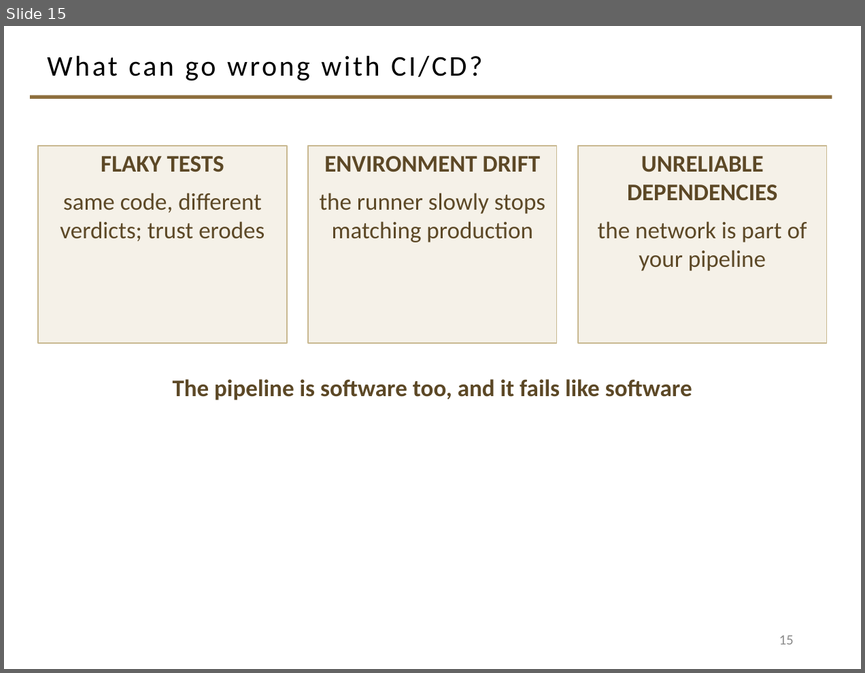
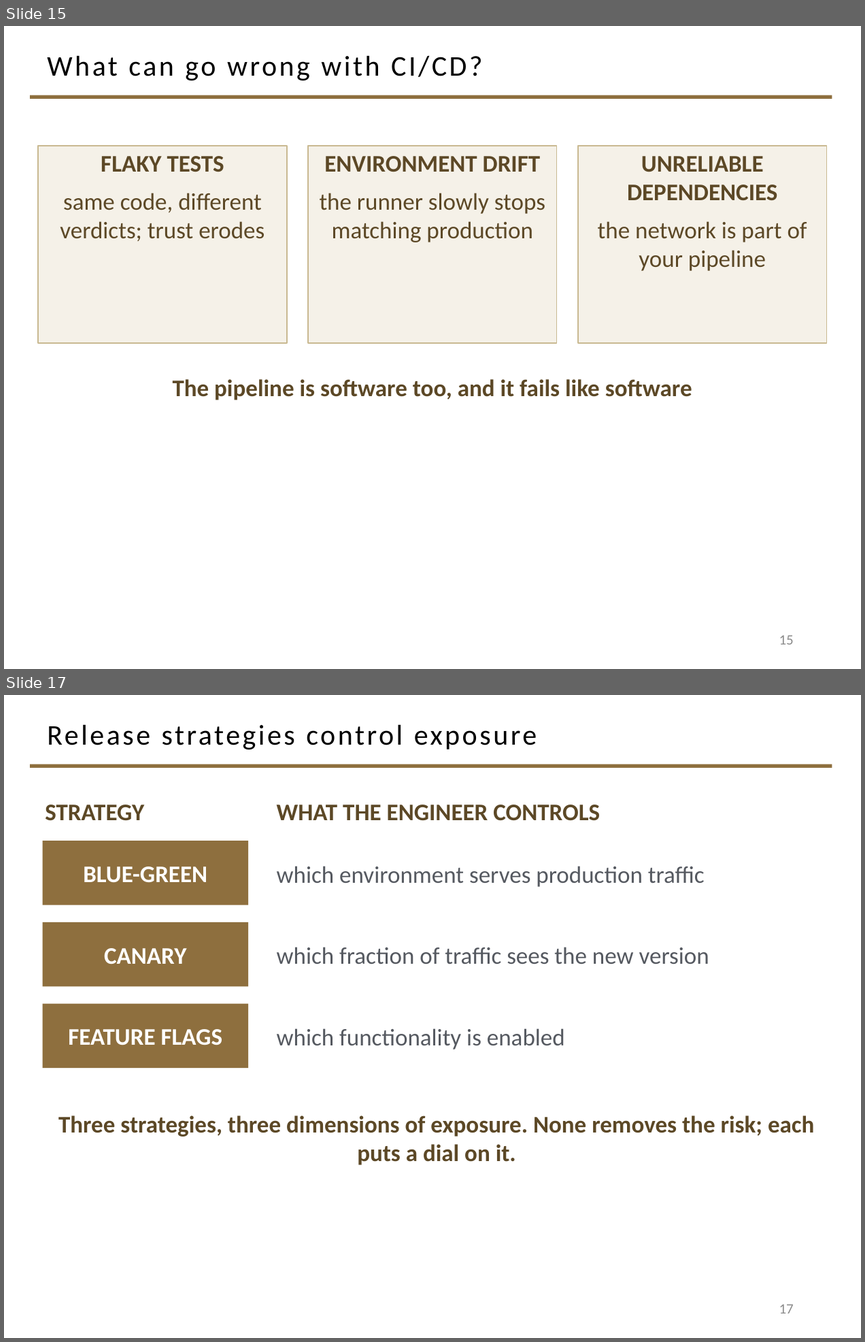
Before and after one commit to davisjam/model-based-agentic-software-engineering, a slide deck: course/lectures/act-3-software-in-the-world/02-compute-environments-and-data-management/3-1-Compute-Environments-and-Deployment.pptx. Shown one above the other, each under a label of ours: slide 15 before the commit, slides 15 and 17 after it; the slides between them are not shown. The pictures are 865x673 and 865x1342 pixels, drawn with LibreOffice and Linux fonts; fonts in the diff are those of the drawing; background and template pictures are left out. Boxes give left, top, right and bottom in pixels: in the first picture for what was removed or moved away, otherwise in the second. Text is boxed around its words. In the diff, an @@ line names an element or a change of style, - is before the commit and + after.

```diff
--- a/course/lectures/act-3-software-in-the-world/02-compute-environments-and-data-management/3-1-Compute-Environments-and-Deployment.pptx
+++ b/course/lectures/act-3-software-in-the-world/02-compute-environments-and-data-management/3-1-Compute-Environments-and-Deployment.pptx
@@ slide 17 added at [4, 695, 861, 1338], background #FFFFFF; not listed: 1 template element that a slide beside it also shows @@
@@ title added at [47, 724, 537, 750], 24 pt, text #000000 @@
+Release strategies control exposure
@@ text added at [45, 804, 144, 821], 20 pt, text #5C4826, bold @@
+STRATEGY
@@ text added at [277, 804, 600, 821], 20 pt, text #5C4826, bold @@
+WHAT THE ENGINEER CONTROLS
@@ rectangle added at [43, 841, 248, 905], fill #8E6F3E, 20 pt, text #FFFFFF, bold @@
+BLUE-GREEN
@@ text added at [277, 866, 704, 887], 20 pt, text #555960 @@
+which environment serves production traffic
@@ rectangle added at [43, 922, 248, 986], fill #8E6F3E, 20 pt, text #FFFFFF, bold @@
+CANARY
@@ text added at [277, 947, 709, 964], 20 pt, text #555960 @@
+which fraction of traffic sees the new version
@@ rectangle added at [43, 1004, 248, 1068], fill #8E6F3E, 20 pt, text #FFFFFF, bold @@
+FEATURE FLAGS
@@ text added at [277, 1028, 565, 1049], 20 pt, text #555960 @@
+which functionality is enabled
@@ text added at [58, 1115, 814, 1165], 20 pt, text #5C4826, bold @@
+Three strategies, three dimensions of exposure. None removes the risk; each puts a dial on it.
@@ page number added at [779, 1304, 793, 1313], 12 pt, text #8C8C8C @@
+17
```
Also in this commit, not shown: 5 other slides added.
